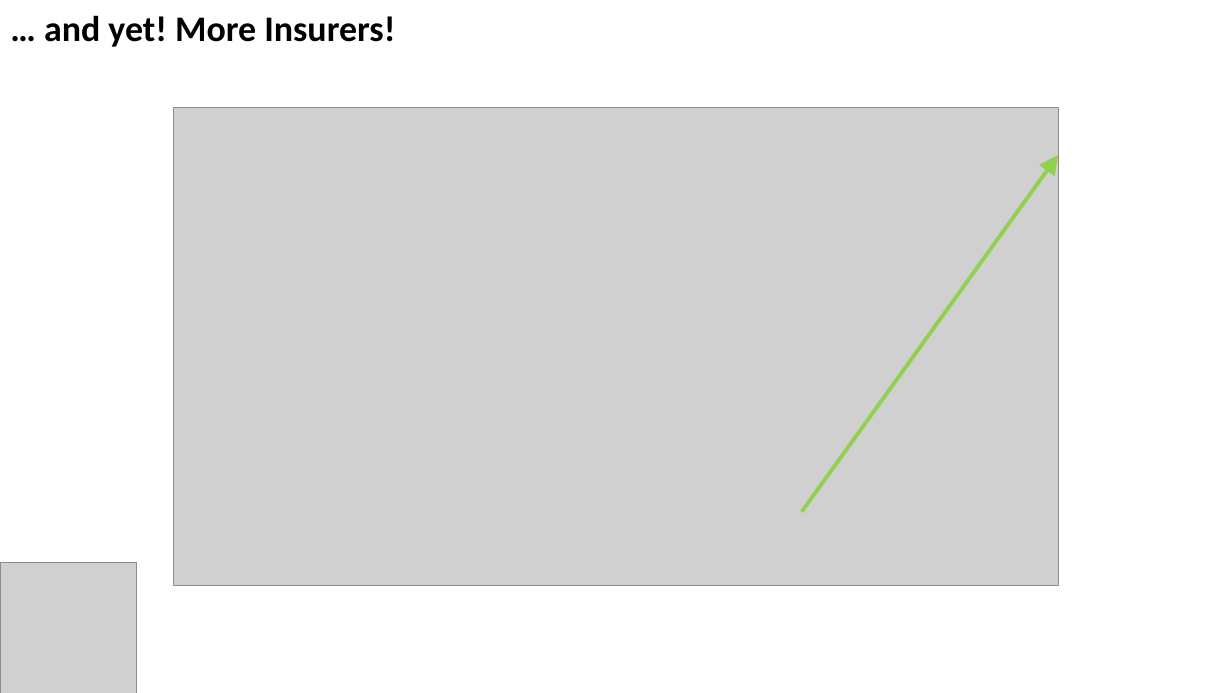
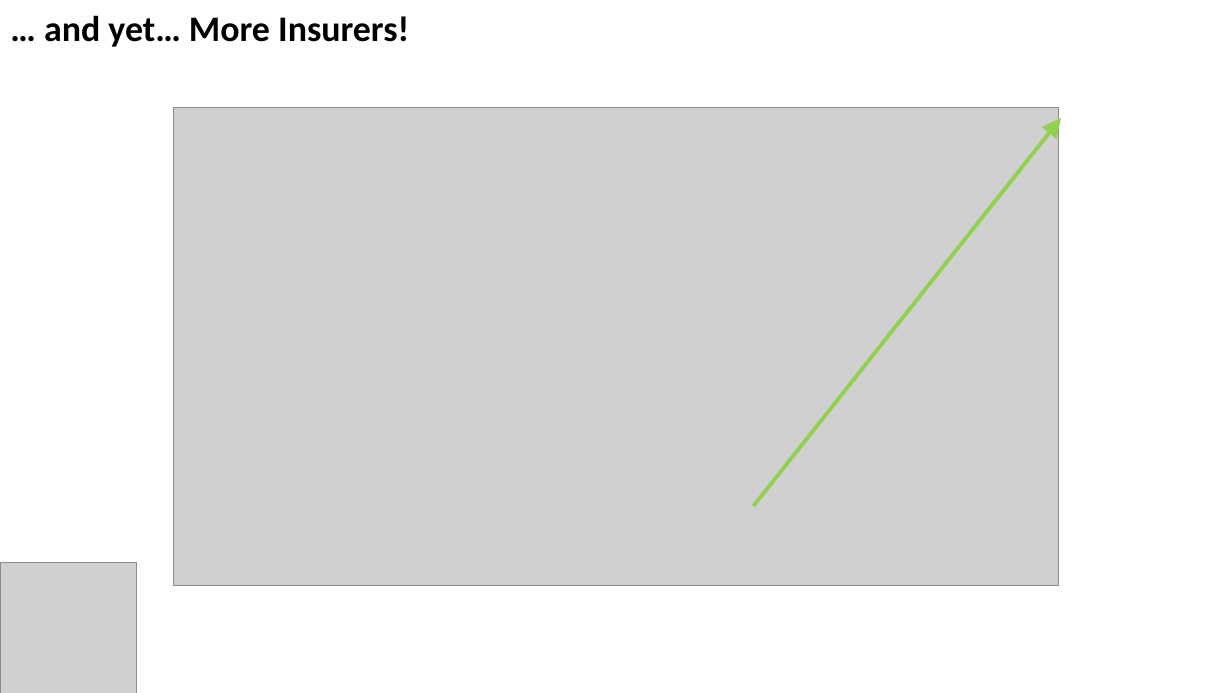
Before and after one commit to irwinwei73/GA-DSI-Capstone, a slide deck: slide 6 of Capstone_Final_Presentation.pptx. Drawn at 1232x693 pixels with LibreOffice and Linux fonts; fonts in the diff are those of the drawing; grey boxes stand for pictures. Boxes give left, top, right and bottom in pixels: in the first picture for what was removed or moved away, otherwise in the second. Text is boxed around its words. In the diff, an @@ line names an element or a change of style, - is before the commit and + after.

```diff
--- a/Capstone_Final_Presentation.pptx
+++ b/Capstone_Final_Presentation.pptx
@@ text at [44,15,409,47]: text changed @@
-… and yet! More Insurers!
+… and yet… More Insurers!
@@ arrow moved from (802, 512) - (1058, 155) to (753, 506) - (1061, 118) @@
```
Also in this commit, not shown: 5 other slides changed, 5 slides added.
